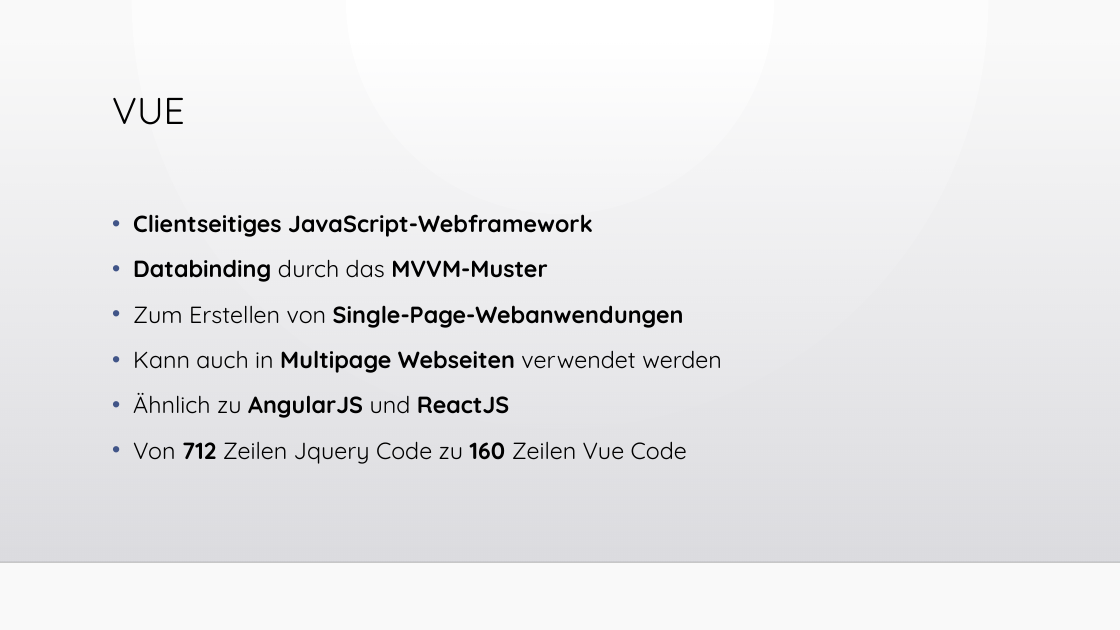
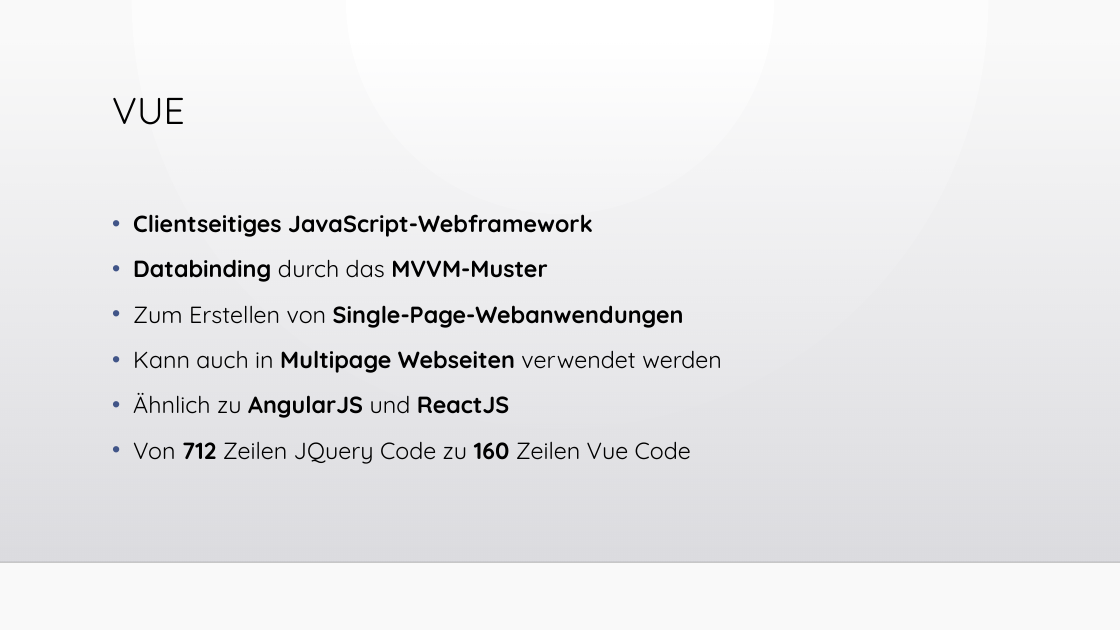
Before and after one commit to WebEngineering18/Pr-sentation, a slide deck: slide 17 of Fragebogen zum Status der Bauqualität.pptx. Drawn at 1120x630 pixels with LibreOffice and Linux fonts; fonts in the diff are those of the drawing; background and template pictures are left out. Boxes give left, top, right and bottom in pixels: in the first picture for what was removed or moved away, otherwise in the second. Text is boxed around its words. In the diff, an @@ line names an element or a change of style, - is before the commit and + after.

Commit message:
final Präsi

```diff
--- a/Fragebogen zum Status der Bauqualität.pptx
+++ b/Fragebogen zum Status der Bauqualität.pptx
@@ text at (133, 442, 691, 464): text changed @@
-• Von 712 Zeilen Jquery Code zu 160 Zeilen Vue Code
+• Von 712 Zeilen JQuery Code zu 160 Zeilen Vue Code
```
